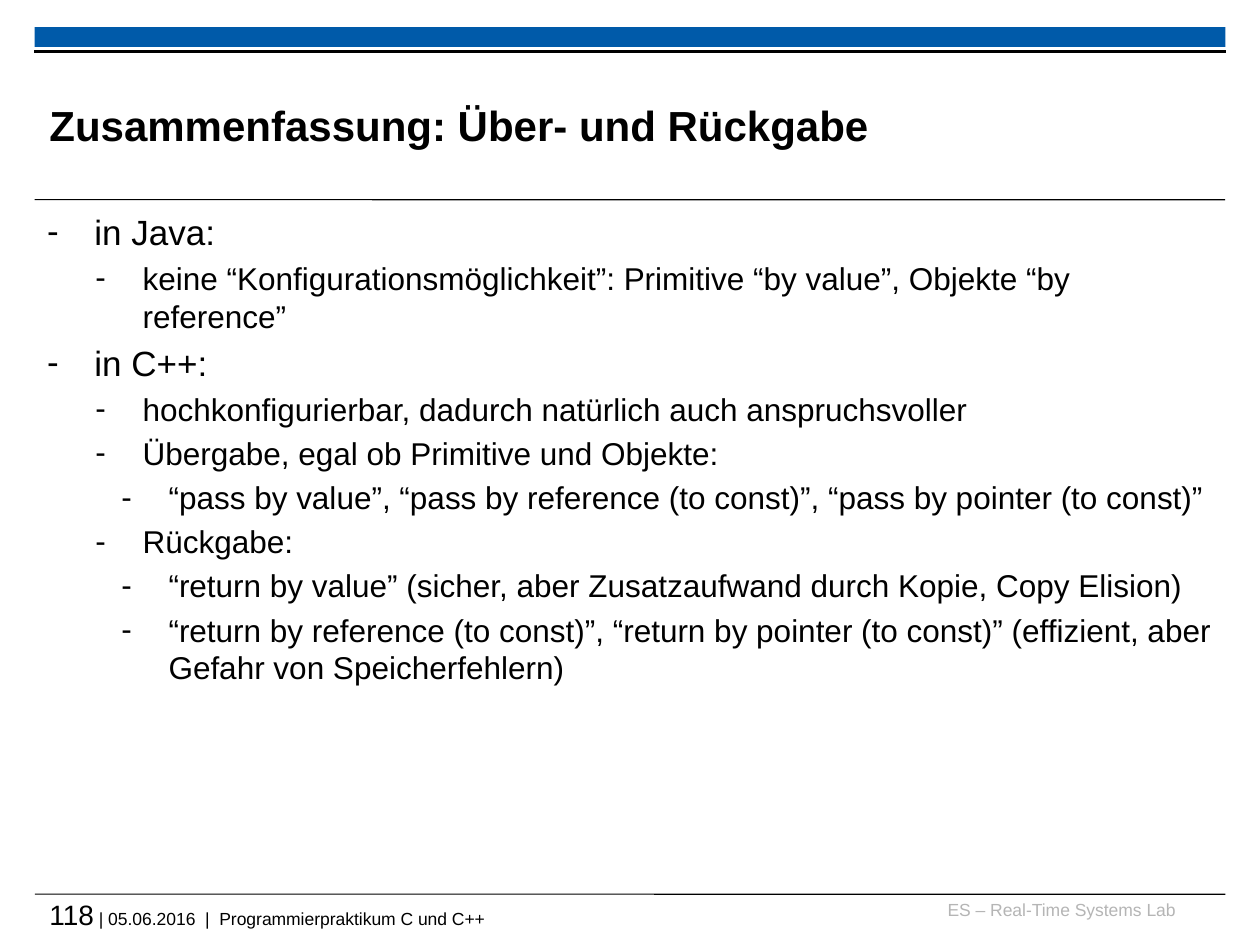
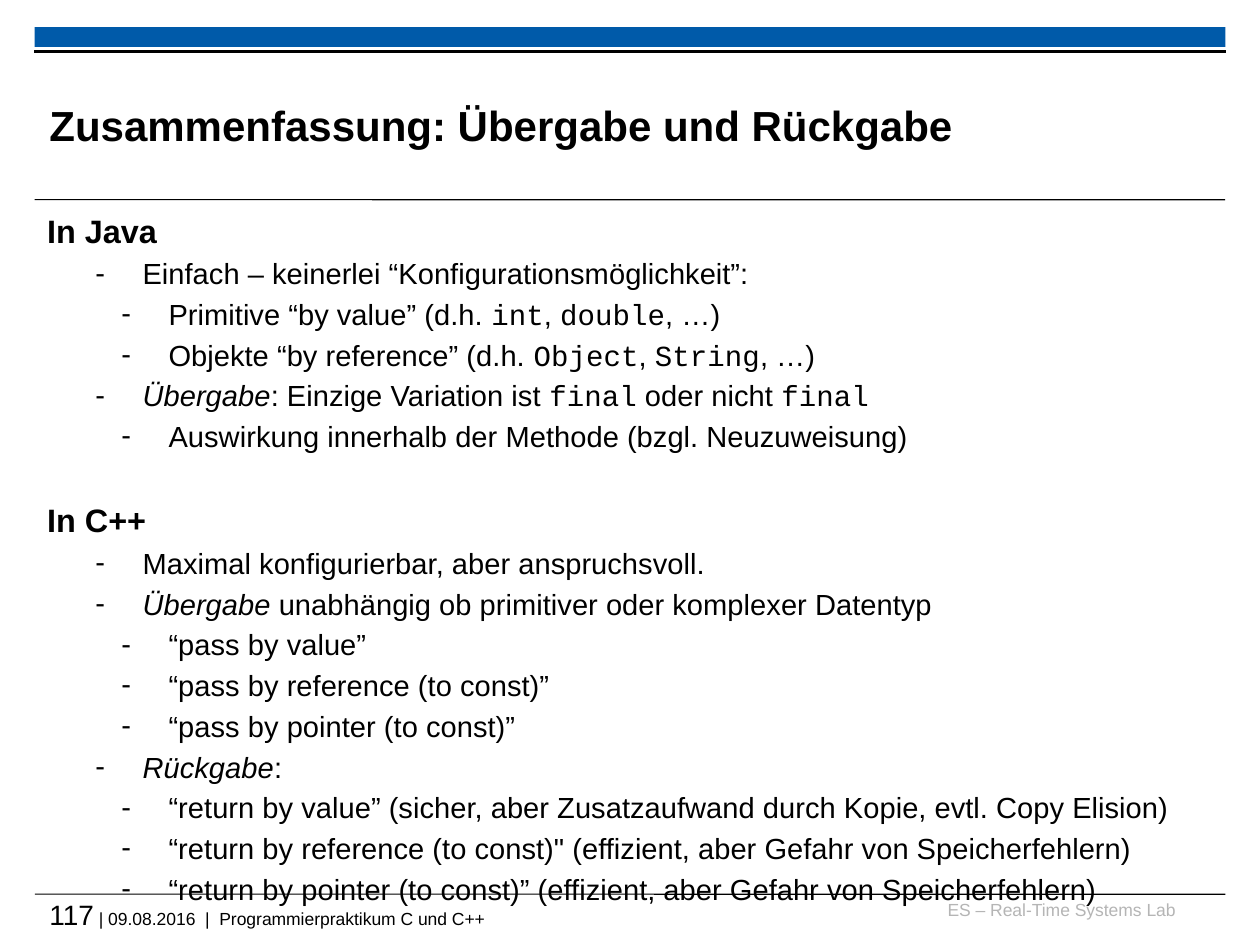
Before and after one commit to h82k/tud-cppp, a slide deck: slide 117 of cppp_lecture.pptx (slide 118 before the commit). Drawn at 1260x945 pixels with LibreOffice and Linux fonts; fonts in the diff are those of the drawing; background and template pictures are left out. Boxes give left, top, right and bottom in pixels: in the first picture for what was removed or moved away, otherwise in the second. Text is boxed around its words. In the diff, an @@ line names an element or a change of style, - is before the commit and + after.

```diff
--- a/cppp_lecture.pptx
+++ b/cppp_lecture.pptx
@@ title at (49,108,953,150): text changed @@
-Zusammenfassung: Über- und Rückgabe
+Zusammenfassung: Übergabe und Rückgabe
@@ text at (47,220,932,742): text changed; size 18 to 16.6 pt @@
-– in Java:
-  – keine “Konfigurationsmöglichkeit”: Primitive “by value”, Objekte “by reference”
-– in C++:
-  – hochkonfigurierbar, dadurch natürlich auch anspruchsvoller
-  – Übergabe, egal ob Primitive und Objekte:
-    – “pass by value”, “pass by reference (to const)”, “pass by pointer (to const)”
+In Java
+  – Einfach – keinerlei “Konfigurationsmöglichkeit”:
+    – Primitive “by value” (d.h. int, double, …)
+    – Objekte “by reference” (d.h. Object, String, …)
+  – Übergabe: Einzige Variation ist final oder nicht final
+    – Auswirkung innerhalb der Methode (bzgl. Neuzuweisung)
+In C++
+  – Maximal konfigurierbar, aber anspruchsvoll.
+  – Übergabe unabhängig ob primitiver oder komplexer Datentyp
+    – “pass by value”
+    – “pass by reference (to const)”
+    – “pass by pointer (to const)”
@@ text at (143,757,283,783): size 18 to 16.6 pt, italic on in "Rückgabe:" @@
@@ text at (169,797,1167,905): text changed; size 18 to 16.6 pt @@
-    – “return by value” (sicher, aber Zusatzaufwand durch Kopie, Copy Elision)
-    – “return by reference (to const)”, “return by pointer (to const)” (effizient, aber Gefahr von Speicherfehlern)
+    – “return by value” (sicher, aber Zusatzaufwand durch Kopie, evtl. Copy Elision)
+    – “return by reference (to const)" (effizient, aber Gefahr von Speicherfehlern)
+    – “return by pointer (to const)” (effizient, aber Gefahr von Speicherfehlern)
@@ text at (49,905,485,929): text changed @@
-118 | 05.06.2016 | Programmierpraktikum C und C++
+117 | 09.08.2016 | Programmierpraktikum C und C++
```
Also in this commit, not shown: 58 other slides changed, 1 slide added, 2 slides removed.
